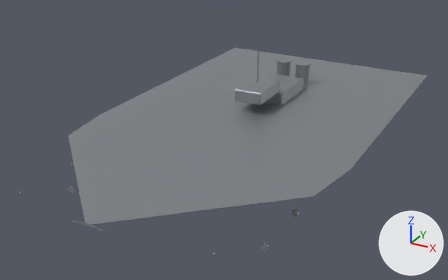
What one commit did to the glTF model prototype/assets/models/hulls/heavy_cruiser_hull.glb.
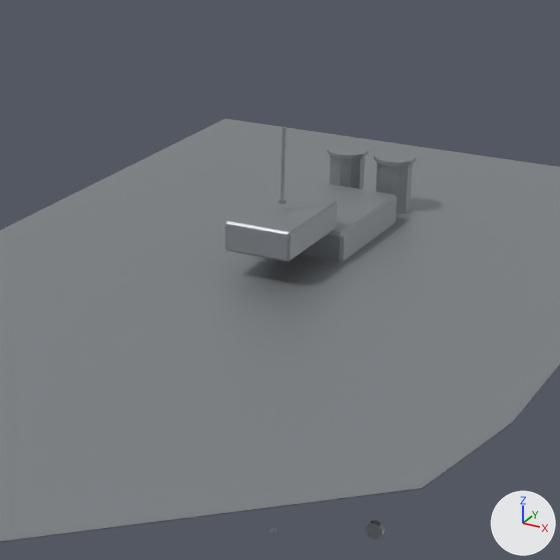
Old and new are each drawn whole from a 50 mm lens placed at (5.89, -11.53, 6.24), pointed at (-0.23, -0.4, 0.68) and again close up on the part from 32% to 82% of the width and 0% to 80% of the height. The lights are fixed; the arrows at lower right show +X, +Y and +Z. The first two pictures are the older version. Vertices at exactly the same position are counted once.

Objects in the first close-up: 'heavy_cruiser_hull'.
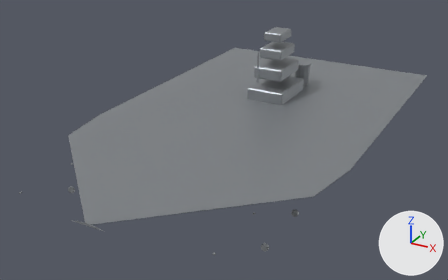
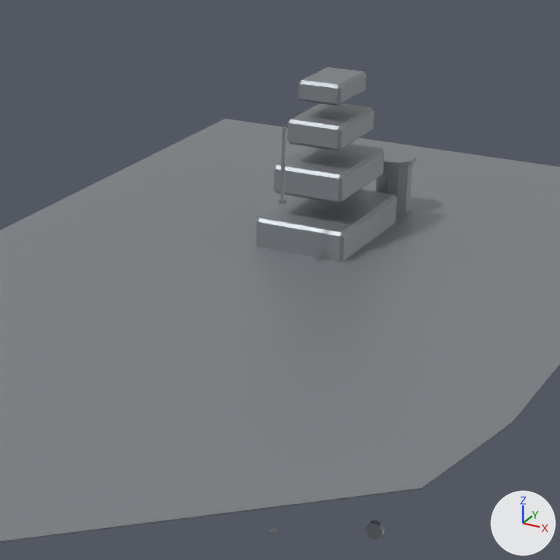
Commit message: Hull massing redesign: heavy_cruiser_hull layered superstructure (spec item 7)

Boxes (x1, y1, x2, y2) around the edits, measured in the close-ups (560 x 560 px; the box of a moved part takes in the faces that stretch with it):
```json
{"object": "heavy_cruiser_hull", "change": "reshaped", "before": [0, 119, 560, 542], "after": [0, 67, 560, 542]}
{"part": 1, "of": "me_heavy_cruiser_hull_mesh", "change": "moved or reshaped", "before": [225, 191, 337, 262], "after": [273, 144, 384, 203]}
{"part": 2, "of": "me_heavy_cruiser_hull_mesh", "change": "added", "after": [287, 104, 374, 151]}
{"part": 3, "of": "me_heavy_cruiser_hull_mesh", "change": "added", "after": [298, 67, 366, 106]}
```

Scene script edits in JSON lines:
```json
{"block": "me_heavy_cruiser_hull_mesh", "where": "# used by ob_heavy_cruiser_hull; location = (0.0, 0.0, 0.0)"}
{"op": "remove", "block": "me_heavy_cruiser_hull_mesh", "code": "me_heavy_cruiser_hull_mesh.from_pydata(...)  # 730 vertices, 1308 faces; spans x -2.94..2.94, y -5.25..5.25, z 0.22..2.46"}
{"op": "add", "block": "me_heavy_cruiser_hull_mesh", "code": "me_heavy_cruiser_hull_mesh.from_pydata(...)  # 802 vertices, 1440 faces; spans x -2.94..2.94, y -5.25..5.25, z -0.23..2.71"}
{"block": "me_heavy_cruiser_hull_mesh", "change": "me_heavy_cruiser_hull_mesh part 1: the loose piece of 24 vertices spanning x -0.33..0.33, y 0.26..1.31, z 1.38..1.66 is scaled about its middle by (1.08, 1, 0.942), then moved by (0.0, 1.05, 0.25)"}
{"block": "me_heavy_cruiser_hull_mesh", "change": "me_heavy_cruiser_hull_mesh part 2: the loose piece of 24 vertices spanning x -0.46..0.46, y 1.15..2.52, z 1.07..1.4 is copied, and the copy is scaled about its middle by (0.591, 0.597, 0.687), then moved by (0.0, 0.0, 0.98); it spans x -0.28..0.28, y 1.42..2.25, z 2.1..2.34"}
{"block": "me_heavy_cruiser_hull_mesh", "change": "me_heavy_cruiser_hull_mesh part 3: the loose piece of 24 vertices spanning x -0.46..0.46, y 1.15..2.52, z 1.07..1.4 is copied, and the copy is scaled about its middle by (0.451, 0.459, 0.565), then moved by (0.0, 0.0, 1.37); it spans x -0.22..0.22, y 1.51..2.16, z 2.5..2.71"}
{"block": "me_heavy_cruiser_hull_mesh", "change": "other edits to the shape of me_heavy_cruiser_hull_mesh do not show in these pictures"}
```
